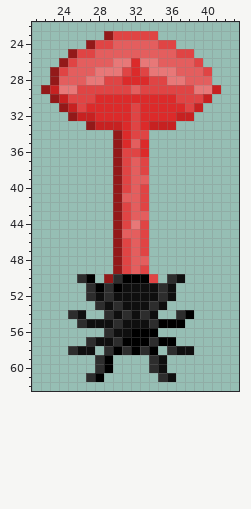
Edited in one commit: pixel-art sprite (source/base_files/Mouth/tongueSpider.png). The picture above was drawn from the file before the commit.
The file is 64x64 pixels. Shown: x 21..43, y 22..62.
Once edited:
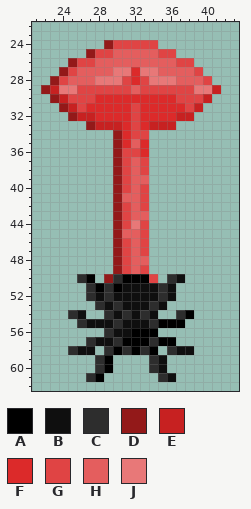
Palette (. is transparent): A #000000  B #0f0f0f  C #2d2d2d  D #931919  E #c72121  F #dc2a2a  G #e04444  H #e45e5e  J #e87878
Diff:
@@ x 21..43 @@
 22 .......................
-23 ........DGGGGG.........
-24 ......DGGHHHHHGG.......
-25 ....DGGHHHHHHHHHGG.....
-26 ...DGHHHHJJFJJHHHHG....
-27 ..DGHHHJJJGFGJJJHHHG...
-28 ..DHHHJJGGFFFGGJJHHH...
+23 .......................
+24 ........DGGGGG.........
+25 ......DGGHHHHHGG.......
+26 ....DGGHHHHHHHHHGG.....
+27 ...DGHHHHJJFJJHHHHG....
+28 ..DGHHHJJJGFGJJJHHHG...
 29 .DEJJGGGGGGHGGGGGGJJE..
Where, in picture pixels (left, top, right, bottom), the same in both pictures:
changed: (50, 31, 212, 85)
